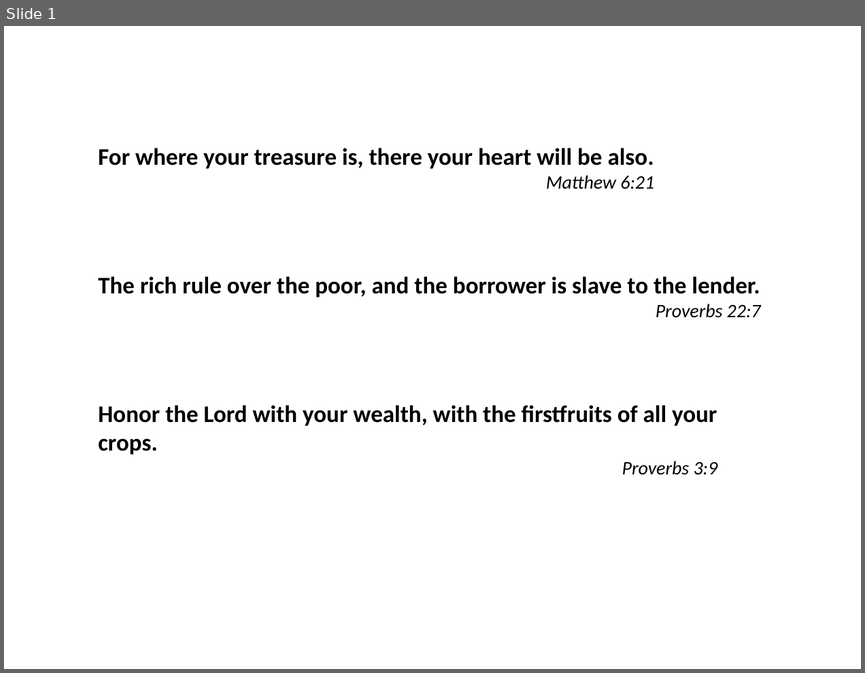
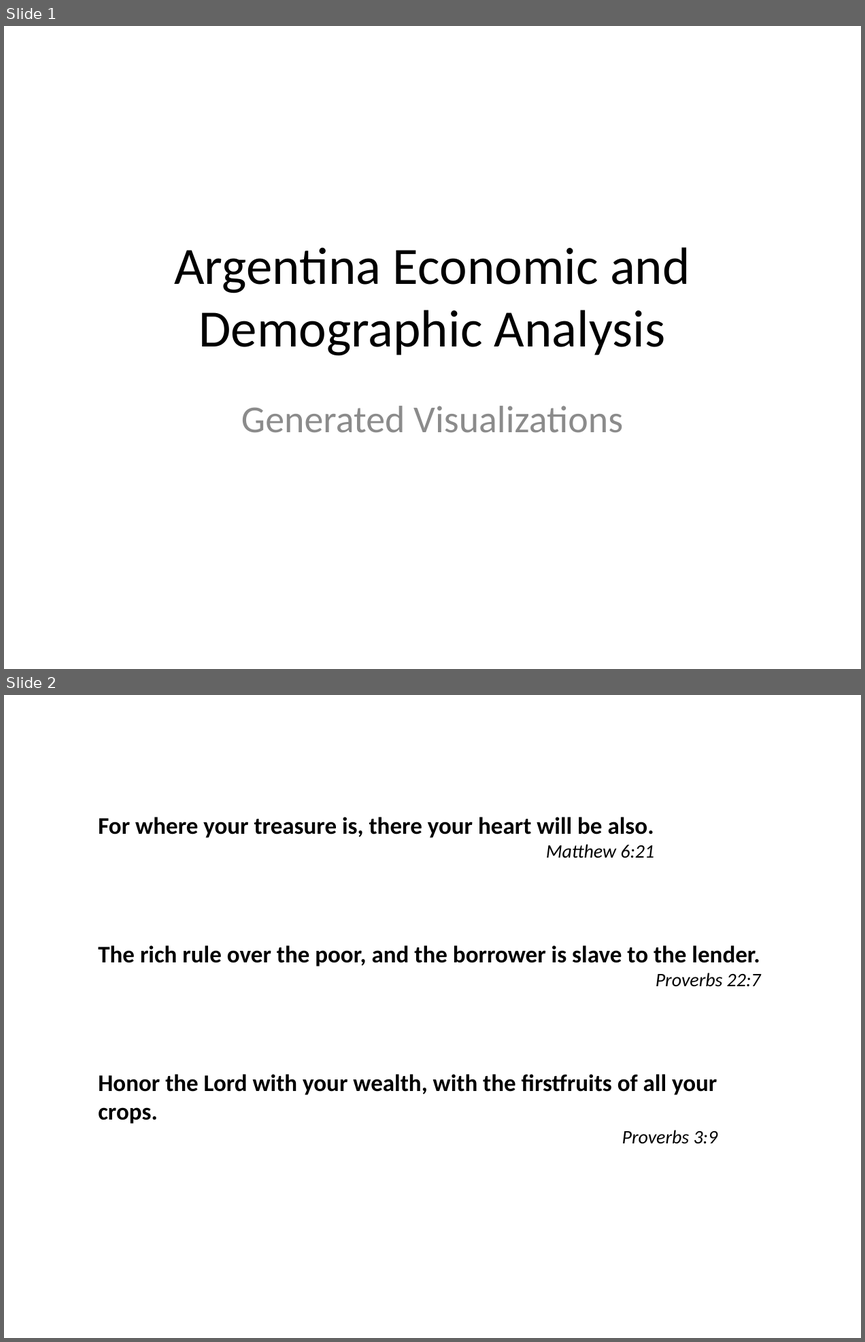
Before and after one commit to Delpen9/Argentina-Inflation, a slide deck: argentina_analysis_presentation.pptx. Shown one above the other, each under a label of ours: slide 1 before the commit, slides 1 and 2 after it. The pictures are 865x673 and 865x1342 pixels, drawn with LibreOffice and Linux fonts; fonts in the diff are those of the drawing. Boxes give left, top, right and bottom in pixels: in the first picture for what was removed or moved away, otherwise in the second. Text is boxed around its words. In the diff, an @@ line names an element or a change of style, - is before the commit and + after.

```diff
--- a/argentina_analysis_presentation.pptx
+++ b/argentina_analysis_presentation.pptx
@@ slide 1 added at (4, 26, 861, 669), background #FFFFFF @@
@@ title added at (174, 247, 690, 356), 44 pt, text #000000 @@
+Argentina Economic and Demographic Analysis
@@ subtitle added at (241, 405, 623, 433), 32 pt, text #8C8C8C @@
+Generated Visualizations
@@ what was slide 1 is now slide 2 @@
```
Also in this commit, not shown: 1 other file.
